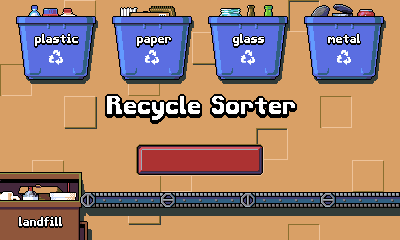
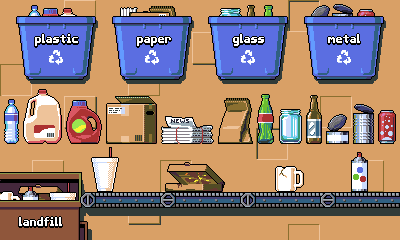
Comparing the layer stacks of the two (400, 240) images. Changes:
hid "Title" over [105, 94, 297, 124]
hid "Button", painted on it over [136, 144, 264, 176]
showed "Items" over [4, 89, 396, 192]
